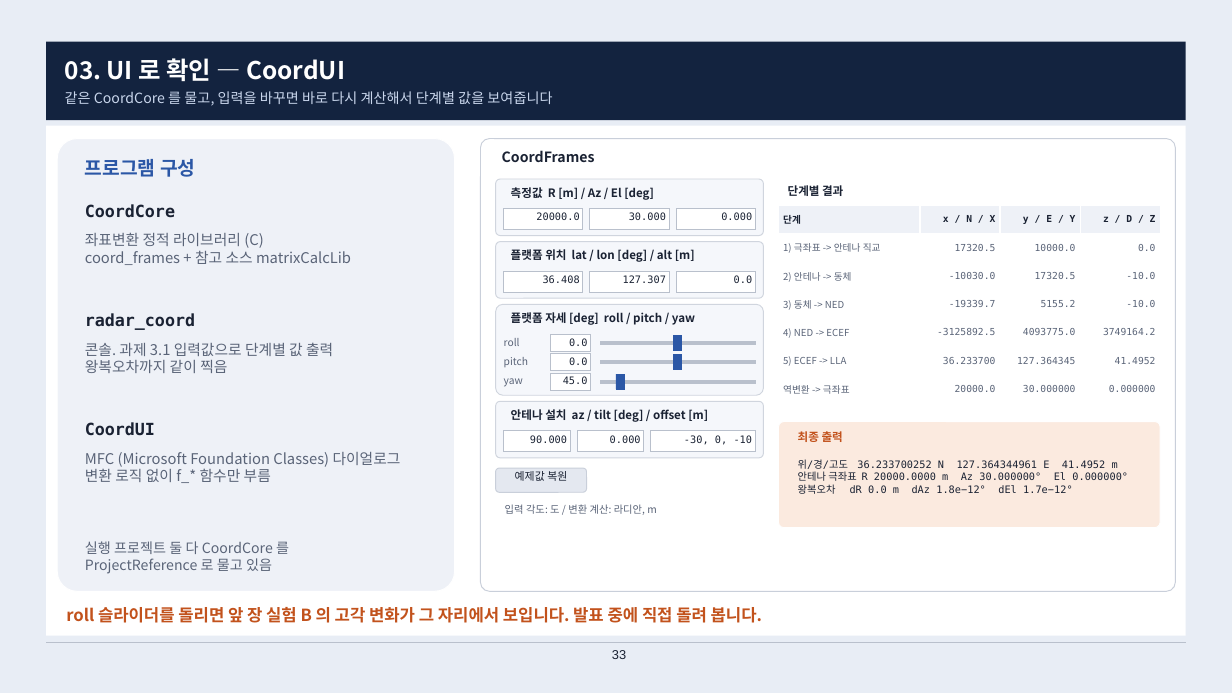
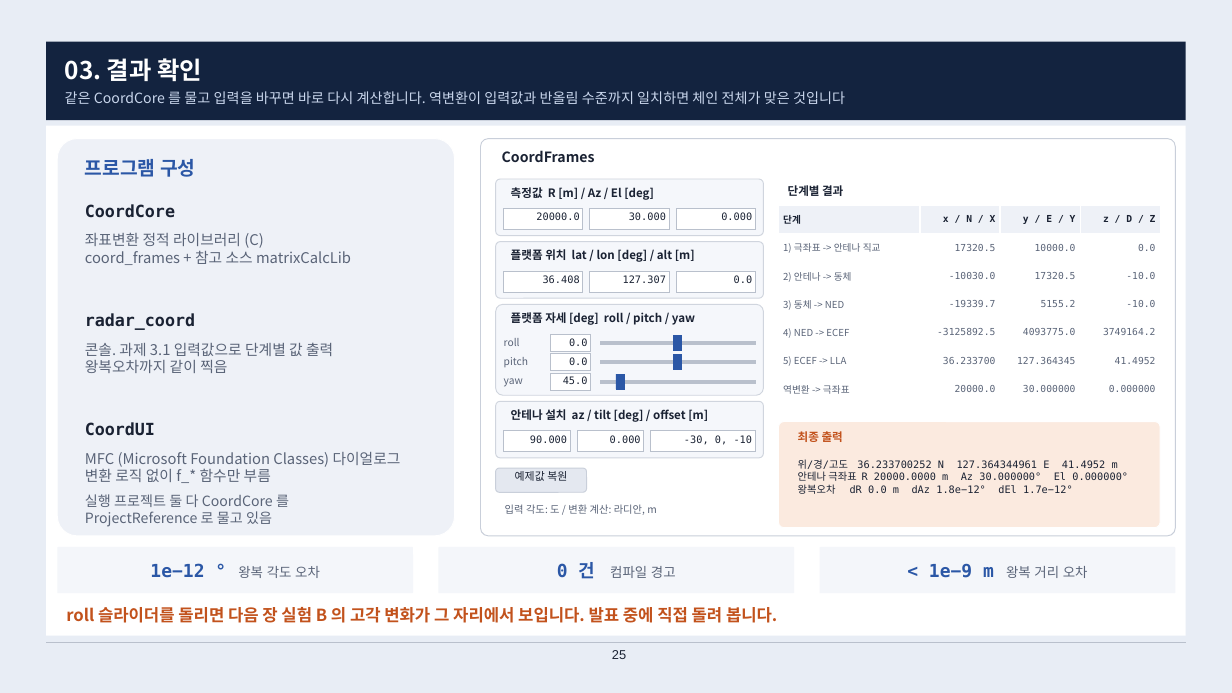
Before and after one commit to harley-hwan/IpcProc, a slide deck: slide 25 of Part2_CoordFrames/ref/산출물/Chapter2_coordinate_systems.pptx (slide 33 before the commit). Drawn at 1232x693 pixels with LibreOffice and Linux fonts; fonts in the diff are those of the drawing. Boxes give left, top, right and bottom in pixels: in the first picture for what was removed or moved away, otherwise in the second. Text is boxed around its words. In the diff, an @@ line names an element or a change of style, - is before the commit and + after.

```diff
--- a/Part2_CoordFrames/ref/산출물/Chapter2_coordinate_systems.pptx
+++ b/Part2_CoordFrames/ref/산출물/Chapter2_coordinate_systems.pptx
@@ text at bbox=[65, 58, 845, 104]: text changed @@
-03. UI 로 확인 — CoordUI
-같은 CoordCore 를 물고, 입력을 바꾸면 바로 다시 계산해서 단계별 값을 보여줍니다
+03. 결과 확인
+같은 CoordCore 를 물고 입력을 바꾸면 바로 다시 계산합니다. 역변환이 입력값과 반올림 수준까지 일치하면 체인 전체가 맞은 것입니다
@@ rounded rectangle: place and size @@
-rounded rectangle at bbox=[57, 139, 455, 592]
+rounded rectangle at bbox=[57, 139, 455, 536]
@@ rounded rectangle: place and size @@
-rounded rectangle at bbox=[481, 139, 1176, 592]
+rounded rectangle at bbox=[481, 139, 1176, 536]
@@ text "실행 프로젝트 둘 다 CoordCore ...": place and size @@
-text "실행 프로젝트 둘 다 CoordCore ..." at bbox=[85, 541, 289, 574]
+text "실행 프로젝트 둘 다 CoordCore ..." at bbox=[85, 494, 289, 527]
@@ rounded rectangle added at bbox=[57, 547, 413, 593], fill #F4F6FA @@
@@ text added at bbox=[150, 563, 320, 578], 14 pt, text #2B57A6, bold @@
+1e−12 ° 왕복 각도 오차
@@ rounded rectangle added at bbox=[439, 547, 795, 593], fill #F4F6FA @@
@@ text added at bbox=[557, 562, 676, 579], 10.5 pt, text #5A6478 @@
+0 건 컴파일 경고
@@ rounded rectangle added at bbox=[820, 547, 1176, 593], fill #F4F6FA @@
@@ text added at bbox=[929, 563, 1088, 578], 14 pt, text #2B57A6, bold @@
+< 1e−9 m 왕복 거리 오차
@@ text at bbox=[66, 607, 777, 623]: text changed @@
-roll 슬라이더를 돌리면 앞 장 실험 B 의 고각 변화가 그 자리에서 보입니다. 발표 중에 직접 돌려 봅니다.
+roll 슬라이더를 돌리면 다음 장 실험 B 의 고각 변화가 그 자리에서 보입니다. 발표 중에 직접 돌려 봅니다.
@@ page number at bbox=[612, 650, 626, 659]: text changed @@
-33
+25
```
Also in this commit, not shown: 20 other slides changed, 4 slides added, 9 slides removed, 4 other files.
